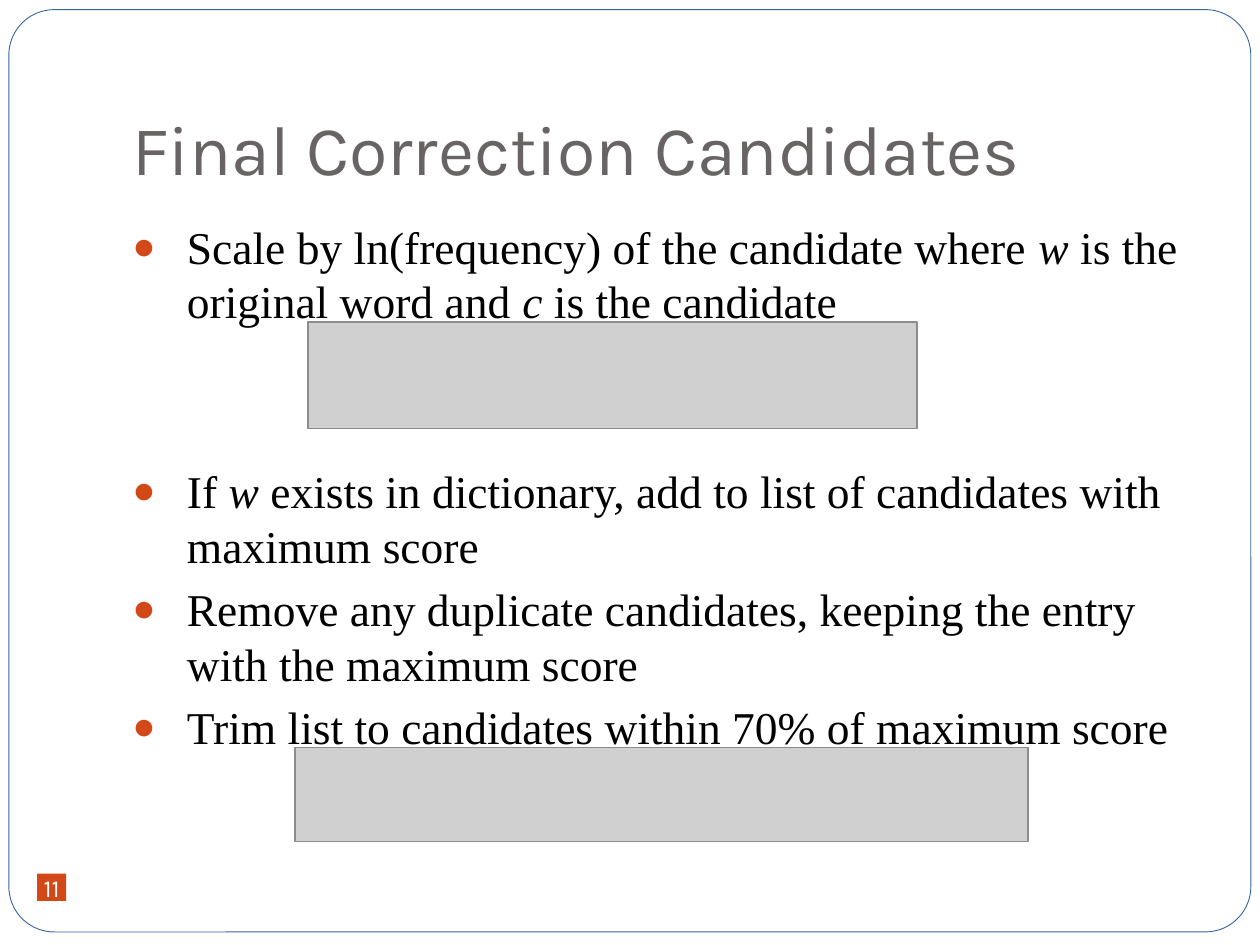
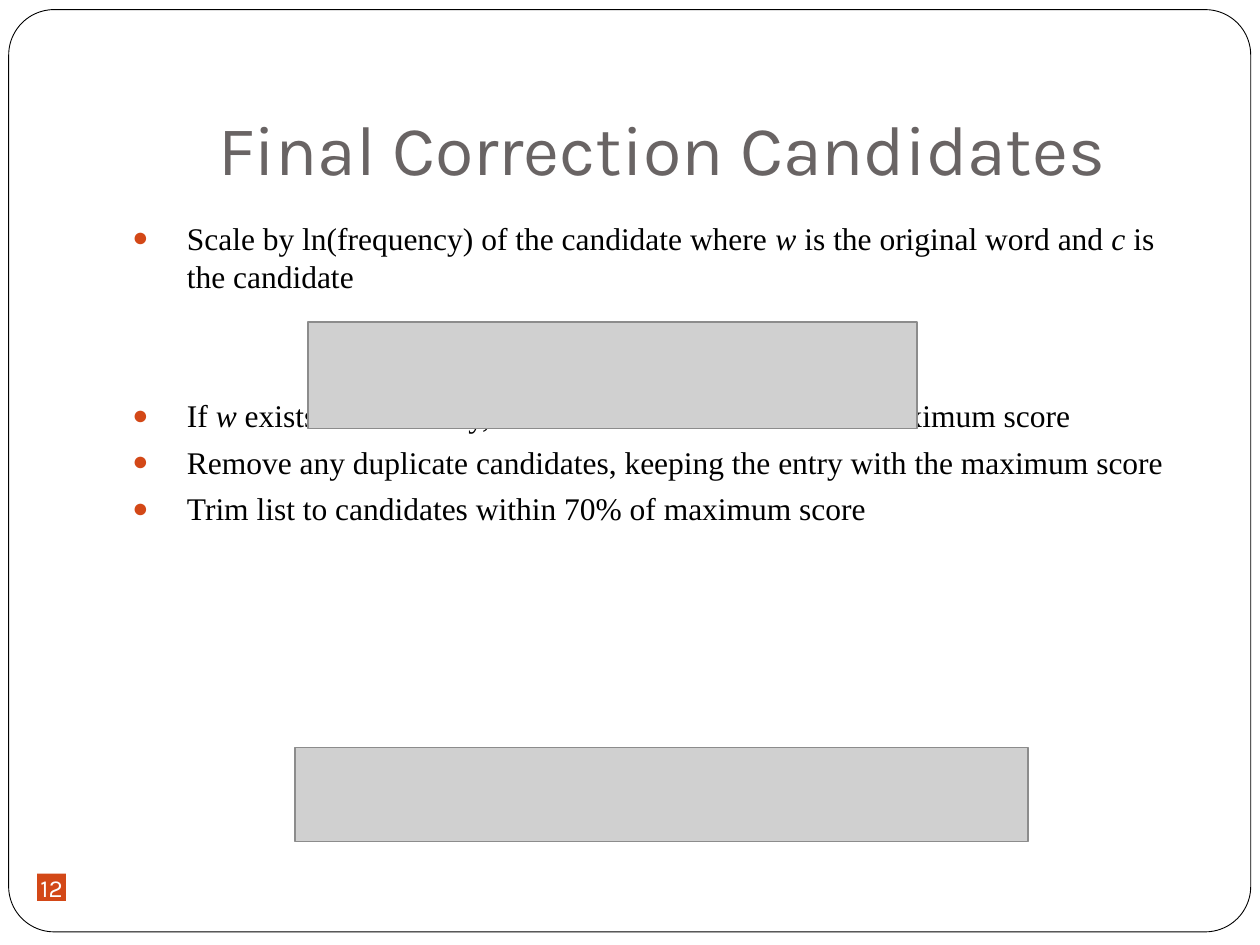
Before and after one commit to jxjzhang/CS246, a slide deck: slide 12 of Tweets purification.pptx (slide 11 before the commit). Drawn at 1260x945 pixels with LibreOffice and Linux fonts; fonts in the diff are those of the drawing; grey boxes stand for pictures. Boxes give left, top, right and bottom in pixels: in the first picture for what was removed or moved away, otherwise in the second. Text is boxed around its words. In the diff, an @@ line names an element or a change of style, - is before the commit and + after.

```diff
--- a/Tweets purification.pptx
+++ b/Tweets purification.pptx
@@ rounded rectangle at [9, 10, 1251, 932]: outline none to #000000 0.5 pt @@
@@ title "Final Correction Candidates" at [218, 127, 1105, 176]: alignment left to centre @@
@@ text "Scale by ln(frequency) of the ..." at [187, 228, 1162, 521]: size 26 to 18 pt @@
@@ page number at [40, 881, 62, 903]: text changed @@
-11
+12
```
Also in this commit, not shown: 13 other slides changed, 3 slides added, 1 slide removed, 1 other file.
